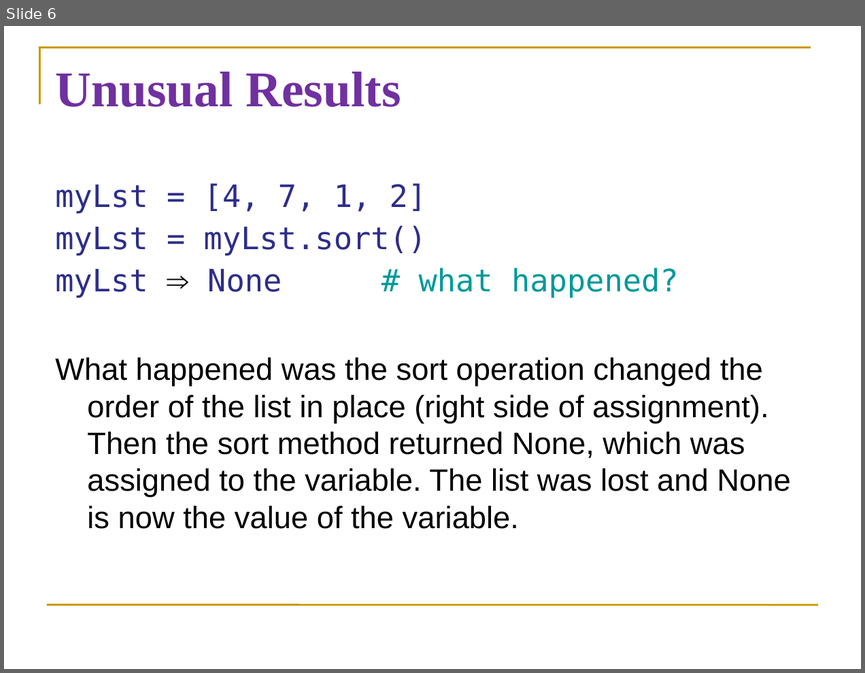
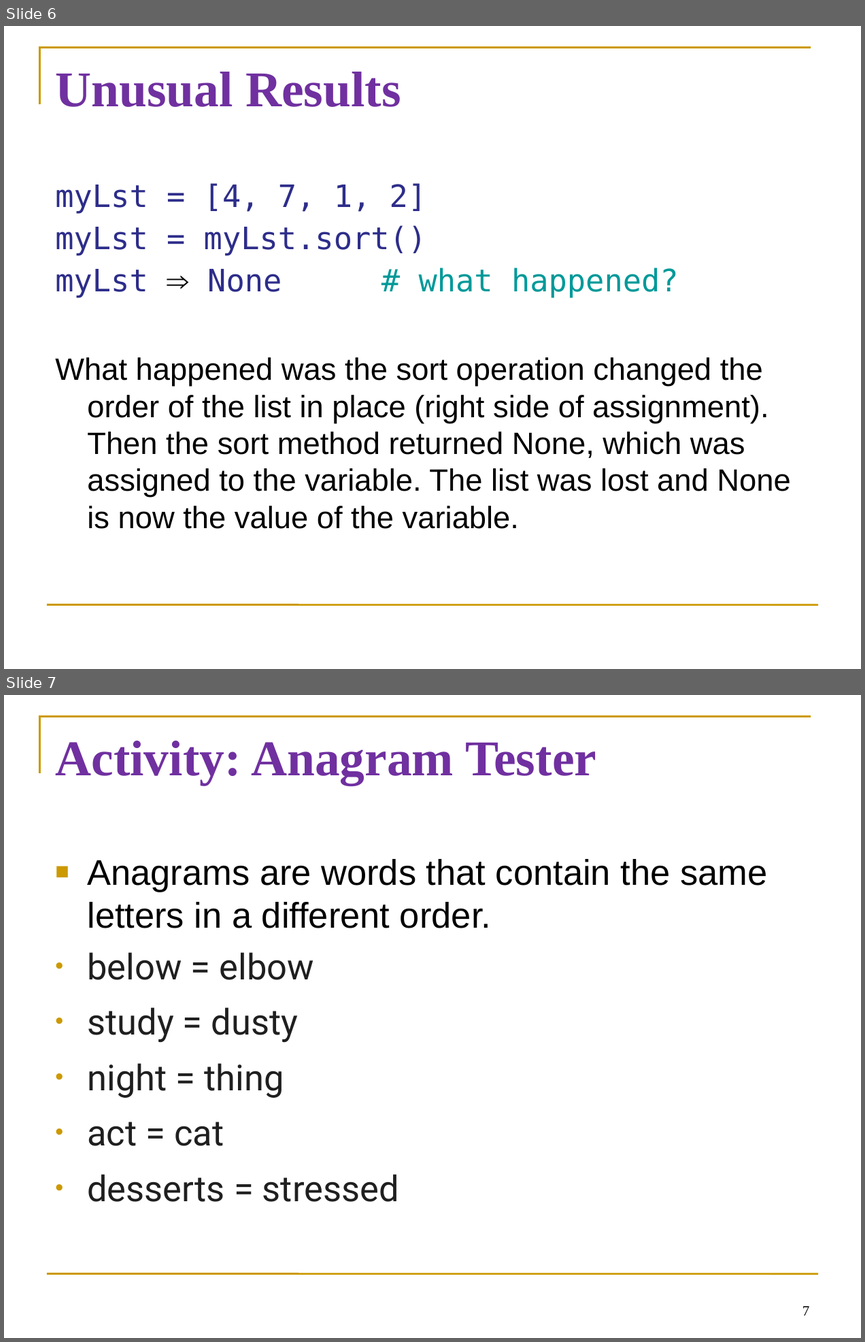
Before and after one commit to diesburg/cs1510_sp25, a slide deck: sessions/s28/s28.ppt. Shown one above the other, each under a label of ours: slide 6 before the commit, slides 6 and 7 after it. The pictures are 865x673 and 865x1342 pixels, drawn with LibreOffice and Linux fonts; fonts in the diff are those of the drawing. Boxes give left, top, right and bottom in pixels: in the first picture for what was removed or moved away, otherwise in the second. Text is boxed around its words. In the diff, an @@ line names an element or a change of style, - is before the commit and + after.

```diff
--- a/sessions/s28/s28.ppt
+++ b/sessions/s28/s28.ppt
@@ slide 7 added at (4, 695, 861, 1338), background #FFFFFF; not listed: 2 template elements that a slide beside it also shows @@
@@ title added at (55, 741, 596, 785), 42 pt, text #7030A0, bold @@
+Activity: Anagram Tester
@@ text added at (87, 859, 767, 1202), 30 pt, text #000000 @@
+■ Anagrams are words that contain the same letters in a different order.
+• below = elbow
+• study = dusty
+• night = thing
+• act = cat
+• desserts = stressed
@@ page number added at (802, 1306, 809, 1315), 12 pt, text #000000 @@
+7
```
Also in this commit, not shown: 2 slides changed, 1 other slide added, 1 slide removed, 5 other files.
